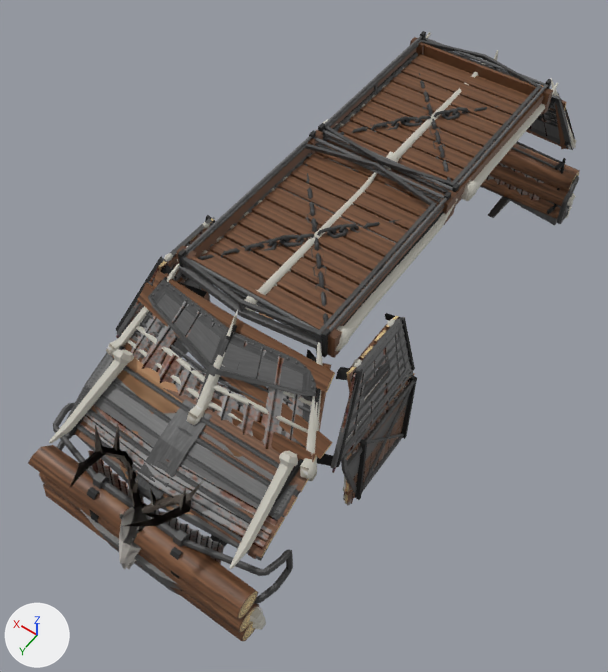
Renders of the Blender file supporting files/blender files/vehicle armor parts.blend from each side of a commit.
The view is the same before and after, from a 50 mm camera at (-3.58, 5.87, 7.65) aimed at (0.06, 0.79, -0.33). Arrows for +X, +Y and +Z are at lower left; the lights stay in place. The older version comes first.

Names of what the first picture shows: 'van_bone_hood_armor', 'van_bone_roofrack', 'van_heavy_front_left_window_armor', 'van_heavy_hood_armor', 'van_heavy_roofrack', 'van_heavy_windshield_armor', 'van_light_front_left_door_armor', 'van_light_front_left_window_armor', 'van_light_hood_armor', 'van_light_roofrack', 'van_light_trunk_armor', 'van_light_windshield_armor', 'van_scrap_hood_armor', 'van_scrap_windshield_armor', 'van_wood_bullbar_armor', 'van_wood_roofrack', 'van_wood_windshield_armor' and 29 more.
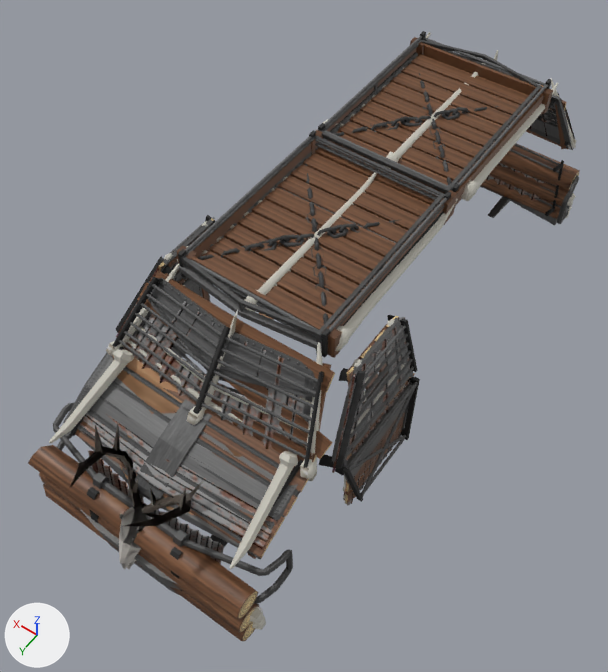
The change, as a list of edits to the scene's bpy script:
```text
Change me_cube_033:
    where me_cube_033.from_pydata(...)  # 380 vertices, 324 faces, 2 loose edges; spans x -0.84..0.94, y -3.62..1.46, z 1.11..1.45
    used by ob_van_heavy_roofrack; location = (-0.02, 0.46, -0.04)
    me_cube_033 part 1: all 20 vertices in x 0.87..0.94, y -0.88..-0.82, z 1.12..1.44 are moved by (0.0, -0.18, 0.0)
    me_cube_033 part 2: all 20 vertices in x 0.87..0.94, y -1.27..-1.21, z 1.11..1.43 are moved by (0.0, 0.11, 0.0)
    me_cube_033 part 3: all 20 vertices in x -0.84..-0.77, y -0.88..-0.82, z 1.12..1.44 are moved by (0.0, -0.18, 0.0)
    me_cube_033 part 4: all 20 vertices in x -0.84..-0.78, y -1.27..-1.21, z 1.11..1.43 are moved by (0.0, 0.11, 0.0)
Change ob_van_light_hood_armor:
    ob_van_light_hood_armor.location: (0.0, 0.6, 0.0) -> (0.0, 0.6, -0.01)
Change ob_van_light_windshield_armor:
    ob_van_light_windshield_armor.location: (-0.01, 0.46, -0.04) -> (-0.01, 0.56, 0.01)
Change ob_van_light_trunk_armor:
    ob_van_light_trunk_armor.location: (0.0, 0.46, -0.04) -> (0.0, 0.52, -0.04)
Change ob_van_light_front_left_window_armor:
    ob_van_light_front_left_window_armor.location: (-0.04, 0.48, -0.04) -> (-0.07, 0.48, -0.04)
Change ob_van_light_front_left_door_armor:
    ob_van_light_front_left_door_armor.location: (-0.03, 0.44, -0.04) -> (-0.06, 0.44, -0.04)
Change ob_van_heavy_front_left_window_armor:
    ob_van_heavy_front_left_window_armor.location: (-0.05, 0.46, -0.04) -> (-0.03, 0.46, -0.04)
```

Boxes [x1, y1, x2, y2] around the edits, measured in the pictures (608 x 672 px; the box of a moved part takes in the faces that stretch with it):
'van_light_windshield_armor', moved (mostly hidden before): before [135, 277, 320, 416]; after [112, 276, 324, 468]
'van_light_hood_armor', moved: before [69, 346, 303, 542]; after [69, 347, 303, 542]
'van_light_front_left_window_armor', moved: before [317, 313, 415, 467]; after [319, 315, 417, 469]
'van_heavy_front_left_window_armor', moved: before [330, 319, 411, 469]; after [332, 318, 409, 463]
'van_light_front_left_door_armor', moved: before [355, 376, 417, 500]; after [335, 377, 420, 502]
'van_light_trunk_armor', moved: before [511, 141, 566, 214]; after [504, 143, 564, 216]
part 1 of me_cube_033, moved or reshaped: before [237, 143, 376, 223]; after [241, 135, 376, 219]
part 2 of me_cube_033, moved or reshaped: before [323, 53, 418, 163]; after [319, 53, 418, 163]
part 3 of me_cube_033, moved or reshaped: before [320, 164, 437, 349]; after [320, 164, 445, 349]
part 4 of me_cube_033, moved or reshaped: [382, 133, 499, 194] in both
